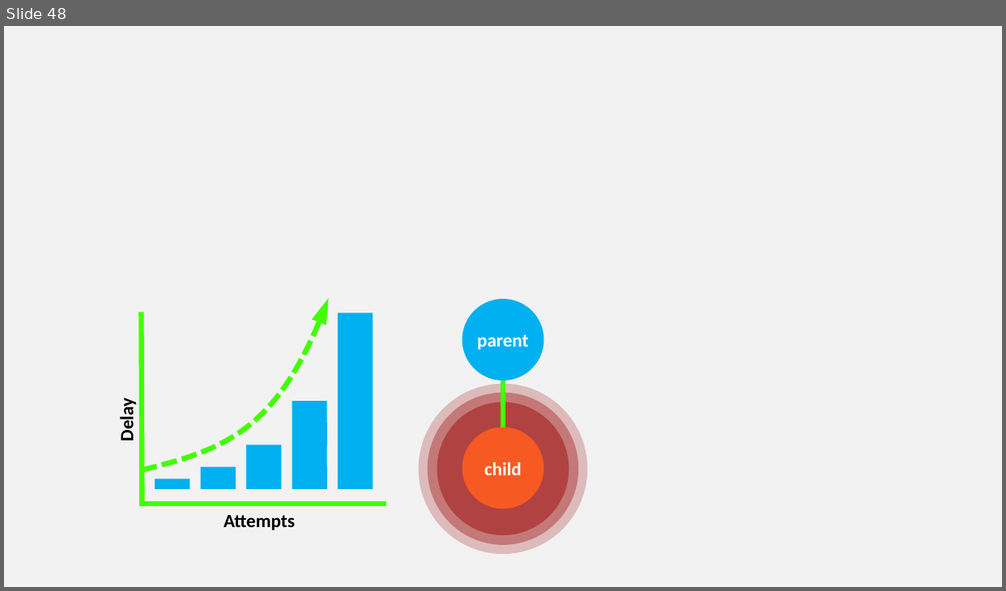
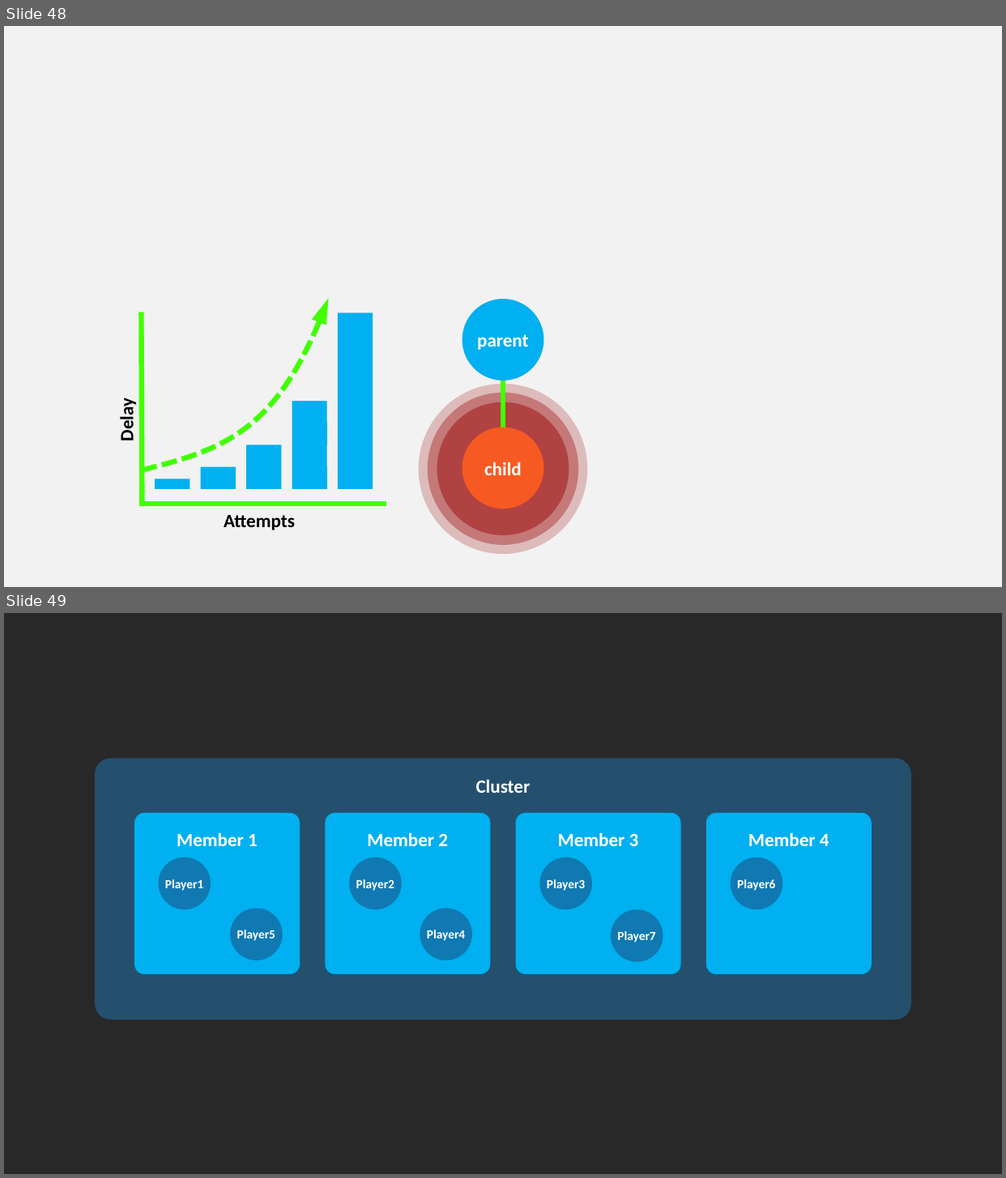
Before and after one commit to asynkron/website, a slide deck: media/logo.pptx. Shown one above the other, each under a label of ours: slide 48 before the commit, slides 48 and 49 after it. The pictures are 1006x591 and 1006x1178 pixels, drawn with LibreOffice and Linux fonts; fonts in the diff are those of the drawing. Boxes give left, top, right and bottom in pixels: in the first picture for what was removed or moved away, otherwise in the second. Text is boxed around its words. In the diff, an @@ line names an element or a change of style, - is before the commit and + after.

```diff
--- a/media/logo.pptx
+++ b/media/logo.pptx
@@ slide 49 added at (4,613,1002,1174), background #282828 @@
@@ rounded rectangle added at (95,758,911,1020), fill #24506E, 18 pt, text #FFFFFF, bold @@
+Cluster
@@ group added at (134,813,872,974): 4 rounded rectangles @@
+Member 1
+Member 2
+Member 3
+Member 4
@@ ellipse added at (158,858,211,910), fill #1079B2, 12 pt, text #FFFFFF, bold @@
+Player1
@@ ellipse added at (349,858,402,910), fill #1079B2, 12 pt, text #FFFFFF, bold @@
+Player2
@@ ellipse added at (540,858,592,910), fill #1079B2, 12 pt, text #FFFFFF, bold @@
+Player3
@@ ellipse added at (731,858,782,910), fill #1079B2, 12 pt, text #FFFFFF, bold @@
+Player6
@@ ellipse added at (230,909,283,961), fill #1079B2, 12 pt, text #FFFFFF, bold @@
+Player5
@@ ellipse added at (420,909,473,961), fill #1079B2, 12 pt, text #FFFFFF, bold @@
+Player4
@@ ellipse added at (611,909,663,962), fill #1079B2, 12 pt, text #FFFFFF, bold @@
+Player7
```
Also in this commit, not shown: 2 other slides added, 1 other file.
